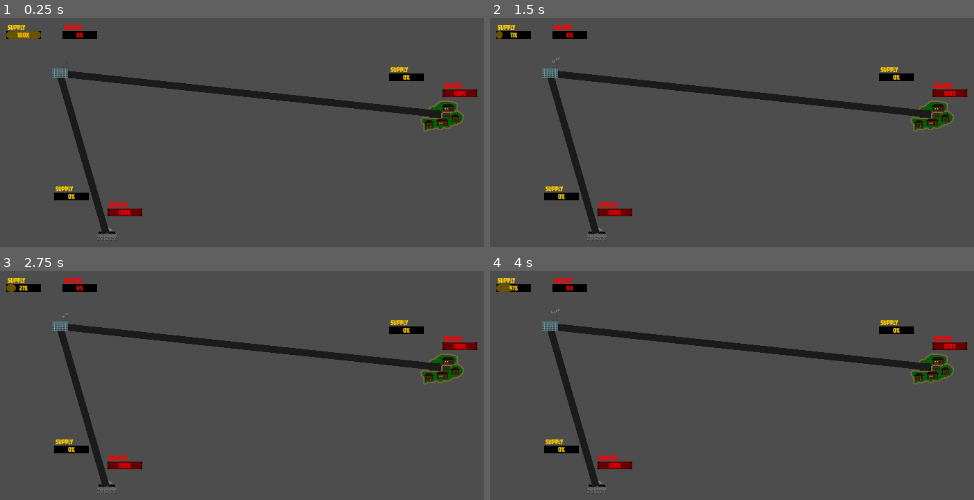
Above: before the commit, frames 1-4 (two rows, left to right).
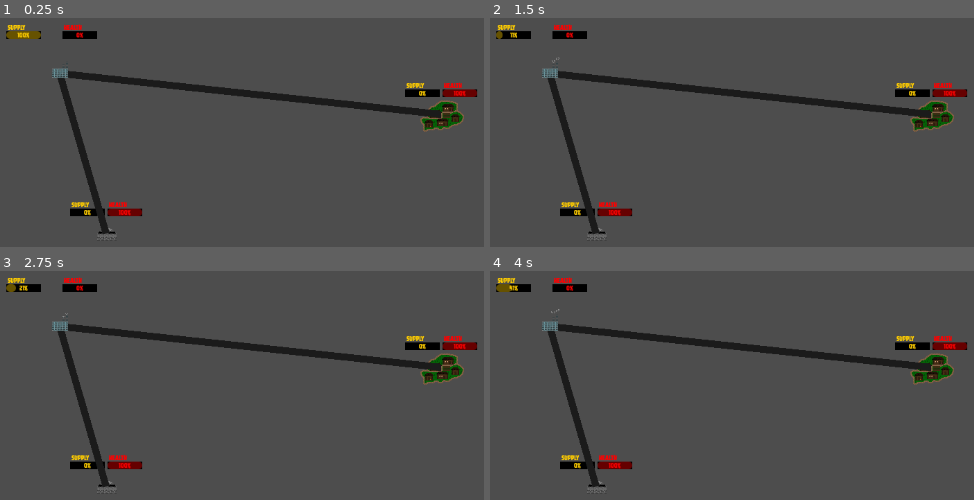
Above: after the commit, the same moments.

Repository: lewis785/ludum-dare-53
Game: Godot game, scene res://scenes/davids_scene.tscn
Two runs of this game, one before a commit and one after it. Both use one fixed random seed, a clock stepped at 60 frames per second and the inputs below. This scene is started directly instead of the project's main scene.
Inputs (mouse positions are in pixels of both pictures, inside the frame that each line leads up to):
- Up to frame 1 (0.25 s): no input
- Up to frame 2 (1.5 s): tap Enter at 0.5 s; move the mouse to (outside the picture) at 0.52 s; press the mouse at (outside the picture) at 0.53 s; tap Space at 1.25 s; move the mouse to (973, 246) at 1.27 s; release the mouse at (973, 246) at 1.28 s; tap S (camera_down) at 1.35 s; click (973, 246) at 1.42 s
- Up to frame 3 (2.75 s): tap Enter at 2 s; move the mouse to (4, 364) at 2.02 s; hold A (camera_left) from 2.03 s (still down); click (4, 364) at 2.17 s
- Up to frame 4 (4 s): tap Space at 2.75 s; move the mouse to (775, 433) at 2.77 s; release A (camera_left) at 2.78 s; tap D (camera_right) at 2.85 s; click (775, 433) at 2.92 s; tap Enter at 3.5 s; move the mouse to (615, 321) at 3.52 s; hold W (camera_up) from 3.53 s (still down); click (615, 321) at 3.67 s

The runs differ from the first frame. In frame 1, 1.2% of the frame differs, in the area x 11-91%, y 21-87%; in frame 2, 1.2%; in frame 3, 1.2%; in frame 4, 1.2%.

Commit message:
fix: label

Diff:
--- a/scenes/structure/structure.tscn
+++ b/scenes/structure/structure.tscn
@@ -7,7 +7,6 @@
 [ext_resource type="Texture2D" uid="uid://dhsem2ddr6582" path="res://assets/village/bunker_bad.png" id="5_y2ael"]
 [ext_resource type="Texture2D" uid="uid://dsl06clss4god" path="res://assets/village/ui_borders.png" id="6_6ghwf"]
 [ext_resource type="PackedScene" uid="uid://diu6ls3spsxlf" path="res://scenes/enemy/target.tscn" id="6_tyybt"]
-[ext_resource type="AudioStream" uid="uid://b7hltg4hncbck" path="res://sounds/effects/Ting.wav" id="9_kpfmr"]
 [ext_resource type="PackedScene" uid="uid://bedx7ybi8m0ef" path="res://scenes/supply_store/supply_store.tscn" id="9_ktk31"]
 [ext_resource type="PackedScene" uid="uid://dws8yrkuha0xn" path="res://scenes/status_bar/status_bar.tscn" id="10_srmwv"]
 
@@ -126,16 +125,6 @@
 
 [node name="structure" type="Node2D" groups=["structures"]]
 script = ExtResource("1_lu5co")
-health = null
-owned = null
-tick_threshold = null
-is_tower = null
-structure_damage = null
-supplies_consumption = null
-range = null
-rate_of_fire = null
-parent_name = null
-projectile = null
 
 [node name="StructureArea2D" type="Area2D" parent="."]
 position = Vector2(1, 1)
@@ -168,9 +157,6 @@
 [node name="target" parent="." groups=["targets"] instance=ExtResource("6_tyybt")]
 position = Vector2(1, 1)
 
-[node name="AudioStreamPlayer2D" type="AudioStreamPlayer2D" parent="."]
-stream = ExtResource("9_kpfmr")
-
 [node name="SupplyStore" parent="." instance=ExtResource("9_ktk31")]
 position = Vector2(0, 24)
 scale = Vector2(0.5, 0.5)
@@ -179,15 +165,23 @@
 offset_left = 2.0
 offset_top = -47.0
 offset_right = 2.0
-offset_bottom = -70.0
+offset_bottom = -47.0
 label = "Health"
 percentage = 100
 colour = Color(1, 0, 0, 1)
 
 [node name="supply" parent="." instance=ExtResource("10_srmwv")]
-offset_left = -75.0
-offset_top = -70.0
-offset_right = -75.0
-offset_bottom = -70.0
+offset_left = -52.0
+offset_top = -47.0
+offset_right = -52.0
+offset_bottom = -47.0
 label = "Supply"
 colour = Color(1, 0.803922, 0, 1)
+
+[connection signal="body_entered" from="StructureArea2D" to="." method="_on_structure_area_2d_body_entered"]
+[connection signal="body_exited" from="StructureArea2D" to="." method="_on_structure_area_2d_body_exited"]
+[connection signal="input_event" from="StructureArea2D" to="." method="_on_structure_area_2d_input_event"]
+[connection signal="mouse_entered" from="StructureArea2D" to="." method="_on_structure_area_2d_mouse_entered"]
+[connection signal="mouse_exited" from="StructureArea2D" to="." method="_on_structure_area_2d_mouse_exited"]
+[connection signal="body_entered" from="RangeArea2D" to="." method="_on_range_area_2d_body_entered"]
+[connection signal="body_exited" from="RangeArea2D" to="." method="_on_range_area_2d_body_exited"]
Not shown: 1 places in scenes/structure/structure.tscn that only renumber resources
